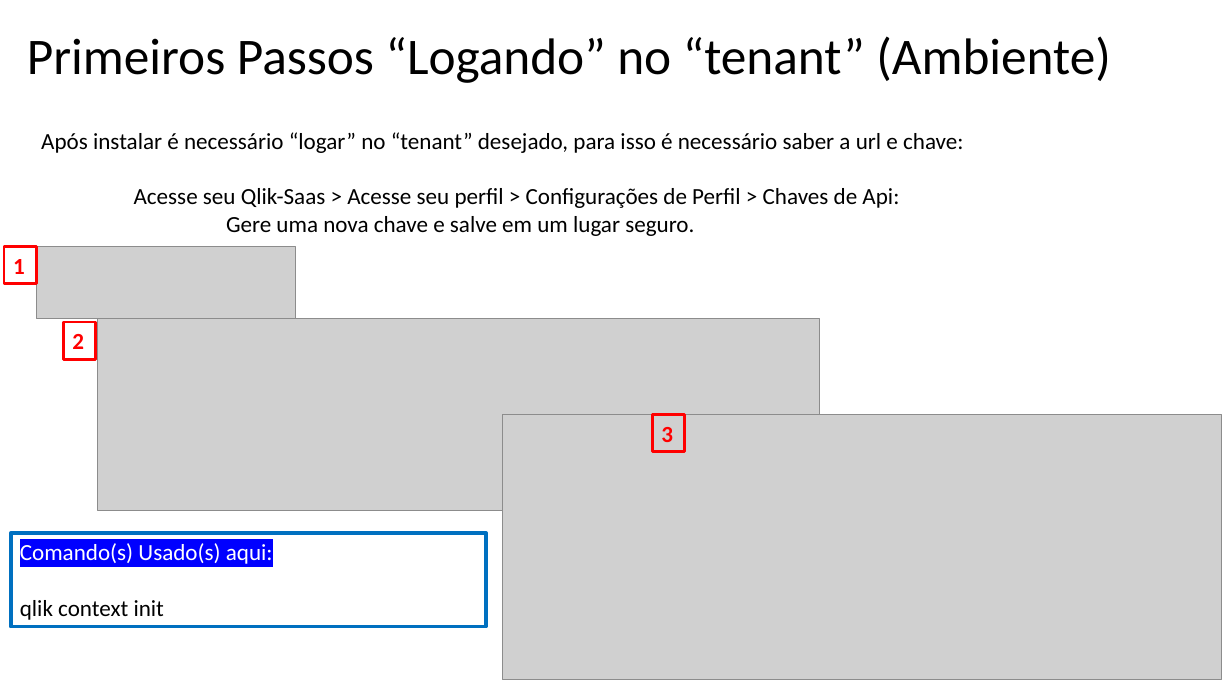
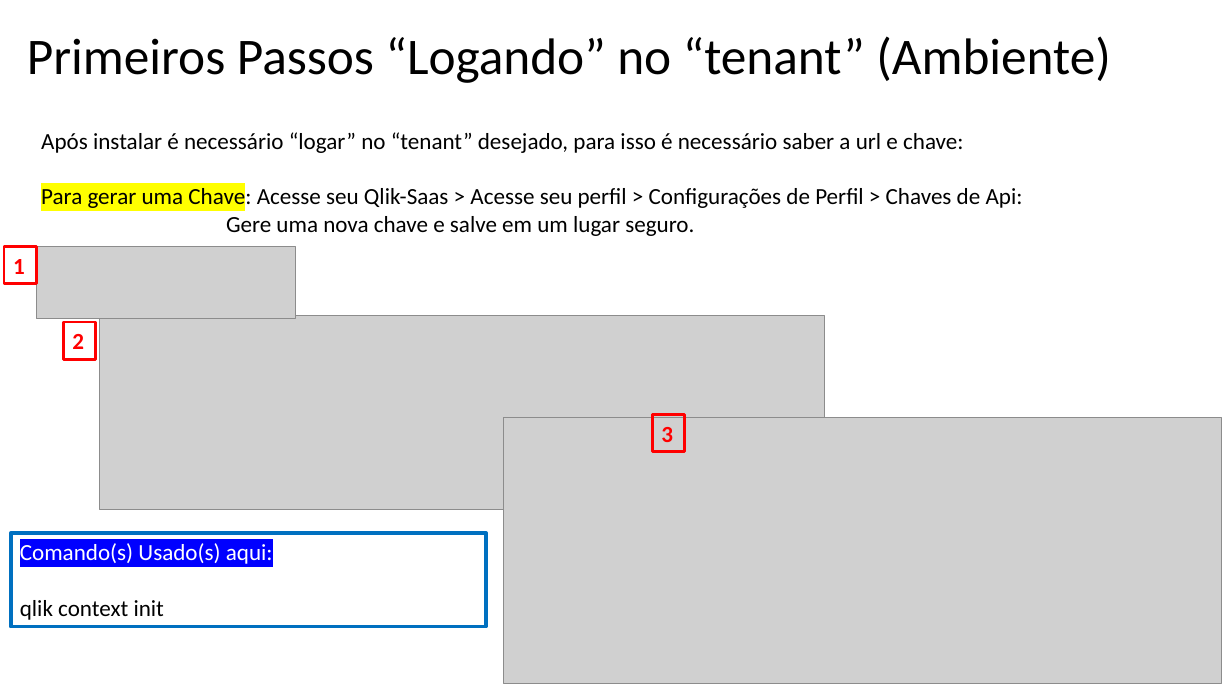
Before and after one commit to digaosss70/Qlik-Cli, a slide deck: slide 6 of Manual/CURSO QLIK-CLI.pptx (slide 3 before the commit). Drawn at 1232x693 pixels with LibreOffice and Linux fonts; fonts in the diff are those of the drawing; grey boxes stand for pictures. Boxes give left, top, right and bottom in pixels: in the first picture for what was removed or moved away, otherwise in the second. Text is boxed around its words. In the diff, an @@ line names an element or a change of style, - is before the commit and + after.

```diff
--- a/Manual/CURSO QLIK-CLI.pptx
+++ b/Manual/CURSO QLIK-CLI.pptx
@@ text at [41, 185, 1023, 211]: text changed @@
-Acesse seu Qlik-Saas > Acesse seu perfil > Configurações de Perfil > Chaves de Api:
+Para gerar uma Chave: Acesse seu Qlik-Saas > Acesse seu perfil > Configurações de Perfil > Chaves de Api:
@@ picture: place and size @@
-picture at [97, 319, 819, 510]
+picture at [100, 316, 824, 509]
@@ picture: place and size @@
-picture at [503, 415, 1222, 679]
+picture at [504, 418, 1222, 684]
```
Also in this commit, not shown: 3 other slides changed, 4 slides added, 5 other files.
